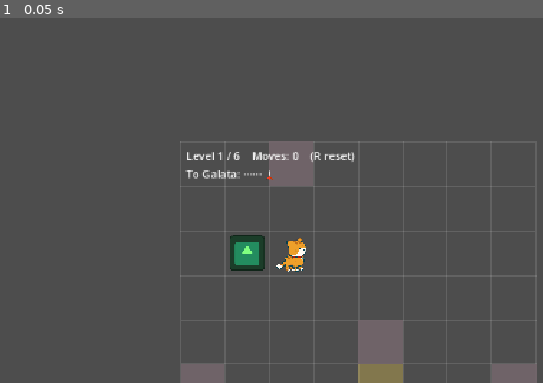
Above: before the commit, frame 1.
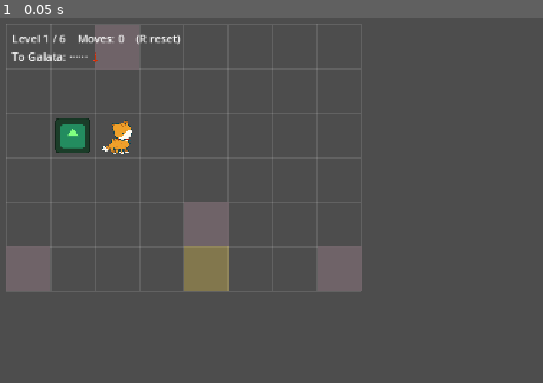
Above: after the commit, the same moment.

Repository: sigunthedeer/icg
Game: Godot game, scene res://puzzle.tscn
Same seed, same stepped clock (60 frames per second), same inputs: the game is played once before the commit and once after it. This scene is started directly instead of the project's main scene. The engine's default icon, where the game draws it, is replaced by a stand-in: a white triangle on a blue panel in a dark square.
Inputs:
- Up to frame 1 (0.05 s): no input

The runs differ from the first frame. In frame 1, 11% of the frame differs, in the area x 1-99%, y 1-100%.

Commit message:
Center board + auto-advance levels with a win beat

Diff:
--- a/puzzle.gd
+++ b/puzzle.gd
@@ -43,6 +43,9 @@
 	journey_label.position = Vector2(8, 34)
 	add_child(journey_label)
 	_load_level(0)
+	# Center the whole board in the window.
+	var board_px := Vector2(COLS, ROWS) * CELL_SIZE
+	position = (get_viewport_rect().size - board_px) * 0.5
 
 func _load_level(i: int) -> void:
 	level_index = i
